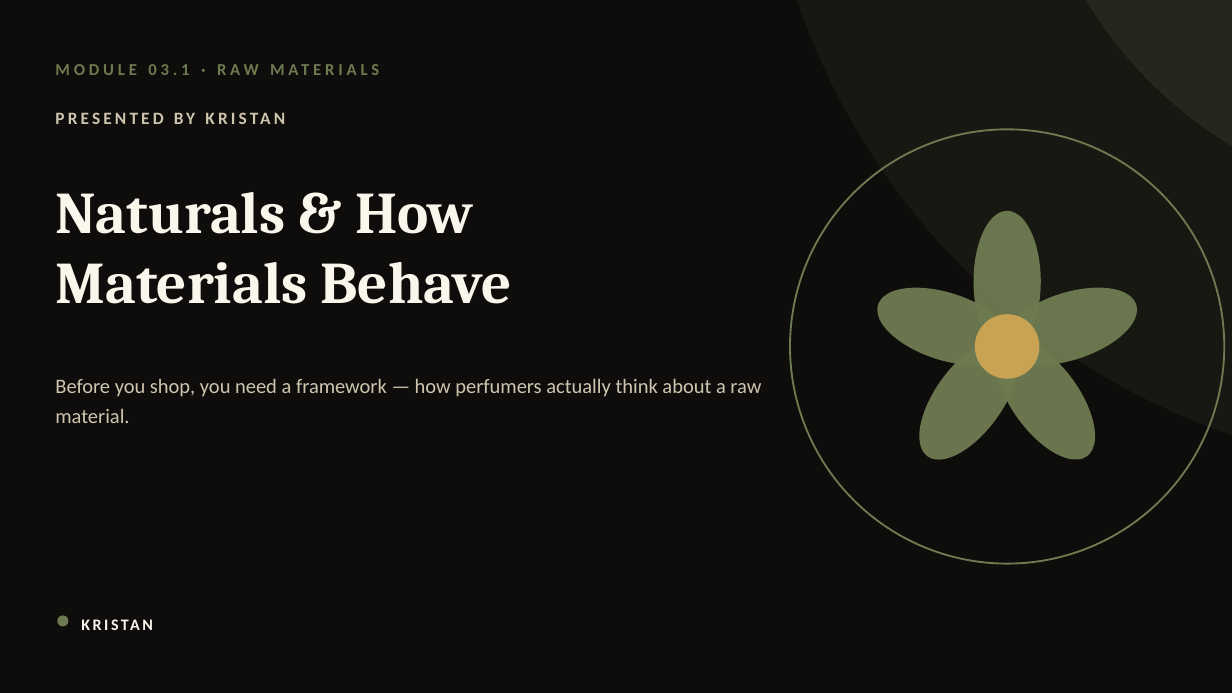
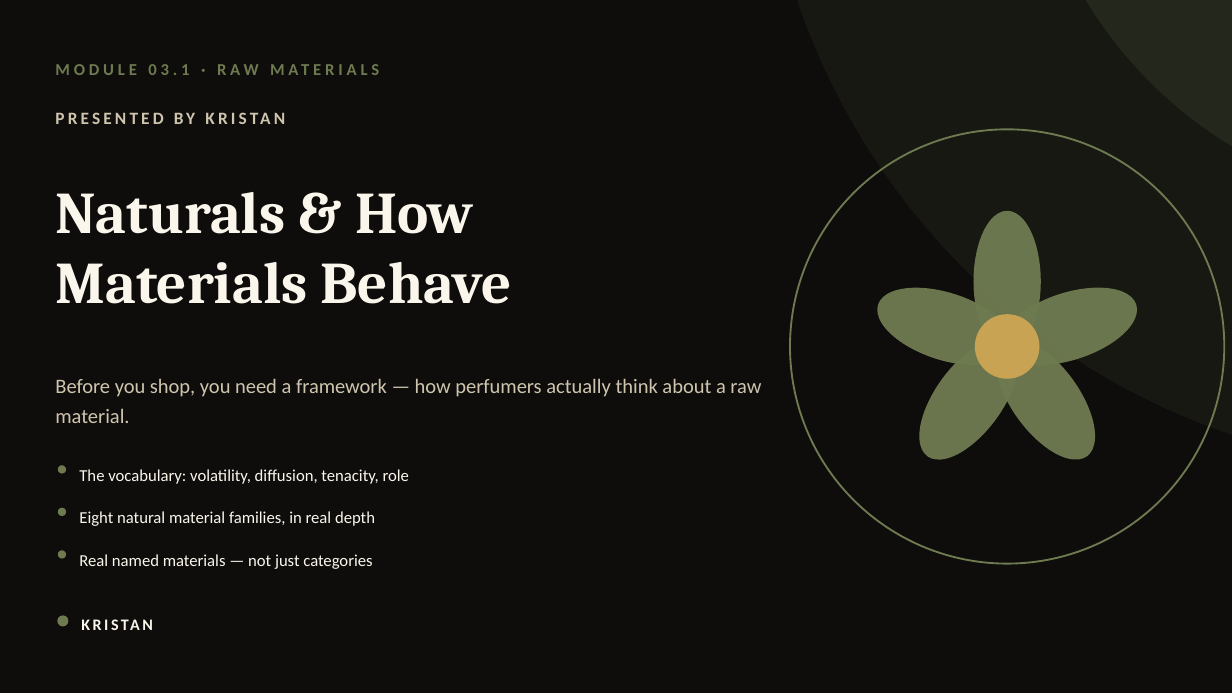
Before and after one commit to yevfumes/yev, a slide deck: slide 34 of course/YEVFUMES_Perfumery_Course.pptx (slide 32 before the commit). Drawn at 1232x693 pixels with LibreOffice and Linux fonts; fonts in the diff are those of the drawing. Boxes give left, top, right and bottom in pixels: in the first picture for what was removed or moved away, otherwise in the second. Text is boxed around its words. In the diff, an @@ line names an element or a change of style, - is before the commit and + after.

```diff
--- a/course/YEVFUMES_Perfumery_Course.pptx
+++ b/course/YEVFUMES_Perfumery_Course.pptx
@@ ellipse added at (x1=57, y1=466, x2=66, y2=474), fill #6E7A50 @@
@@ text added at (x1=79, y1=469, x2=409, y2=484), 13 pt, text #FAF6EC @@
+The vocabulary: volatility, diffusion, tenacity, role
@@ ellipse added at (x1=57, y1=508, x2=66, y2=517), fill #6E7A50 @@
@@ text added at (x1=79, y1=511, x2=375, y2=526), 13 pt, text #FAF6EC @@
+Eight natural material families, in real depth
@@ ellipse added at (x1=57, y1=551, x2=66, y2=559), fill #6E7A50 @@
@@ text added at (x1=79, y1=554, x2=372, y2=569), 13 pt, text #FAF6EC @@
+Real named materials — not just categories
```
Also in this commit, not shown: 130 other slides changed, 58 slides added, 4 slides removed, 1 other file.
